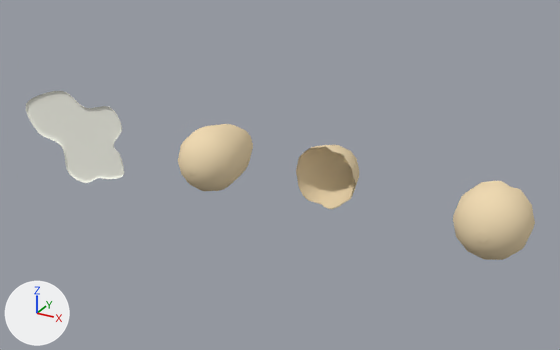
Before and after pictures for a commit that changed the Blender file Deployment/kitchen/egg.blend.
Both versions are drawn from a 50 mm camera at (2.382, -2.708, 0.237) aimed at (2.118, -2.227, -0.004). The axes (+X, +Y, +Z) are drawn at lower left. The lights are the same throughout.

Names of what the first picture shows: 'Egg001', 'Egg003', 'Line001', 'Line034'.
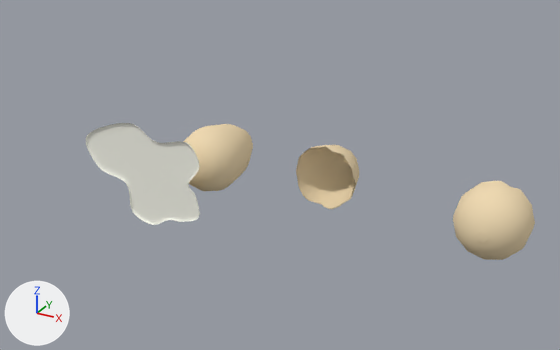
The newer file is also turned or shifted as a whole; pictures and numbers use the older file's frame.

Pixel boxes [x1, y1, x2, y2] of what changed, in the pictures (560 x 350 px):
```json
{"object": "Line001", "change": "moved", "before": [26, 91, 124, 183], "after": [86, 123, 200, 225]}
```

Edits to the scene script, one JSON object a line:
```json
{"op": "set", "path": "ob_line001.location", "old": "(1.9482, -2.2546, 0.0)", "new": "(2.0468, -2.2895, 0.0)"}
```
